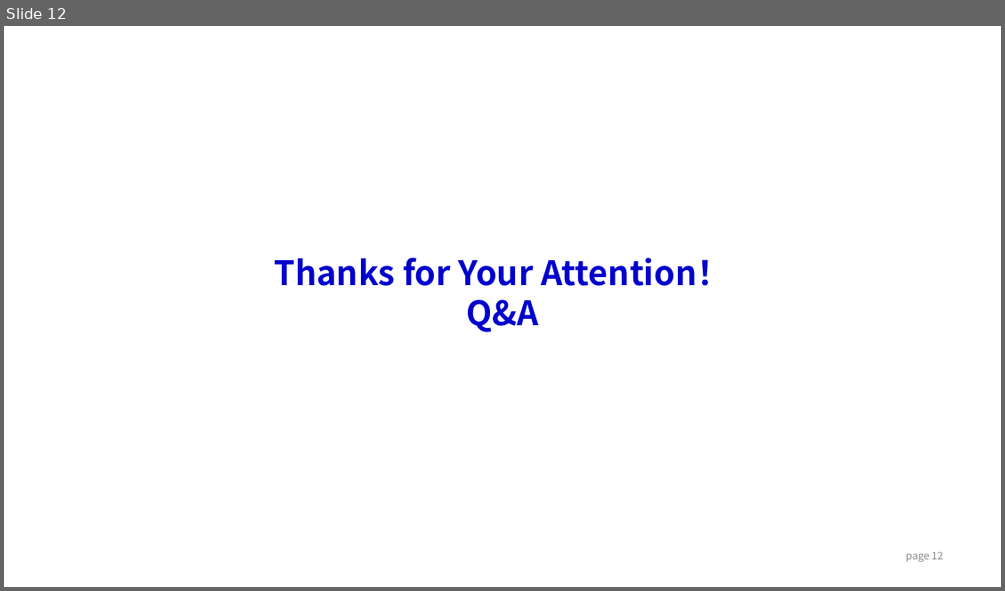
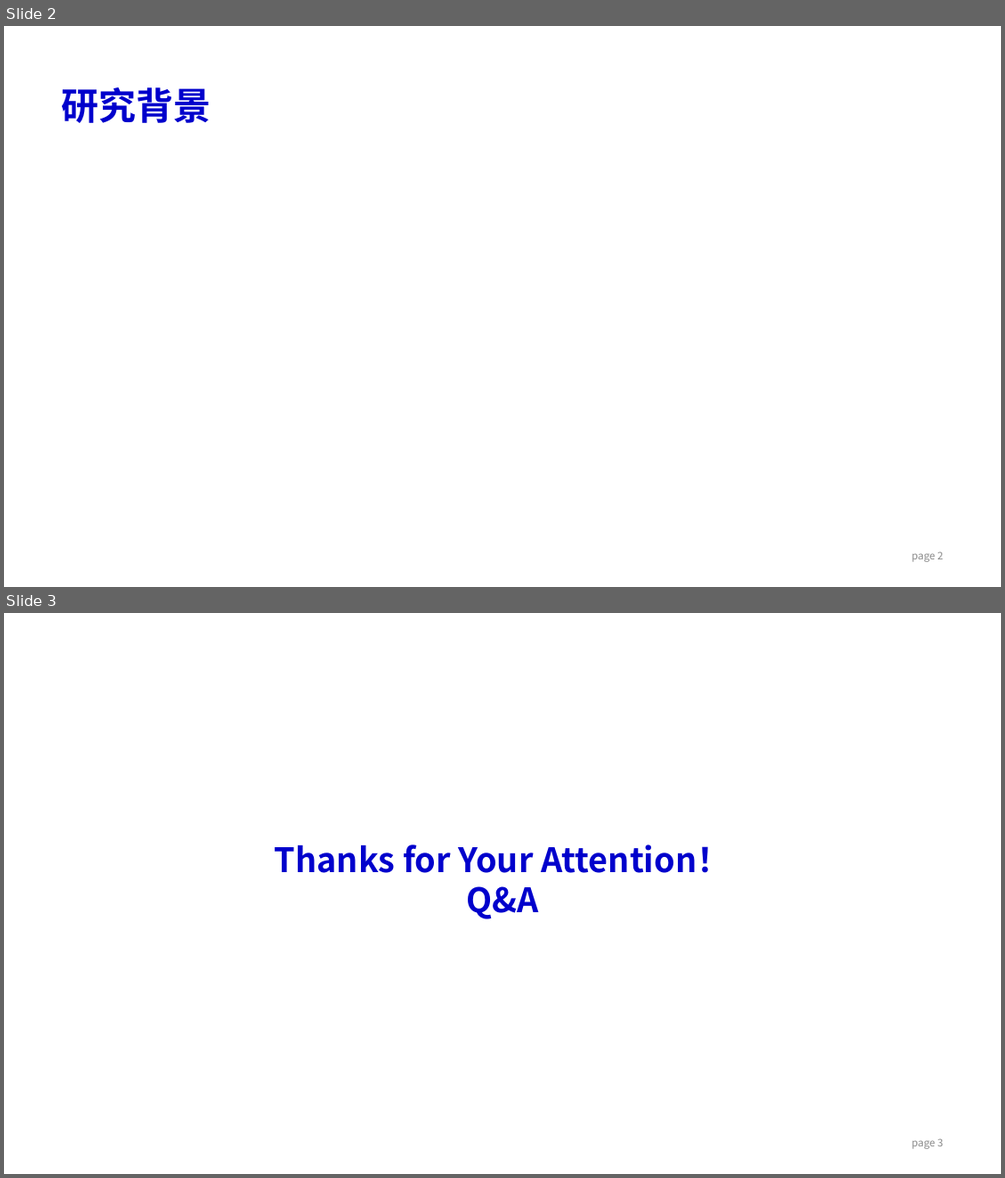
Before and after one commit to dzx0217/dzx0217.github.io, a slide deck: contents/ppt/Template.pptx. Shown one above the other, each under a label of ours: slide 12 before the commit, slides 2 and 3 after it. The pictures are 1005x591 and 1005x1178 pixels, drawn with LibreOffice and Linux fonts; fonts in the diff are those of the drawing. Boxes give left, top, right and bottom in pixels: in the first picture for what was removed or moved away, otherwise in the second. Text is boxed around its words. In the diff, an @@ line names an element or a change of style, - is before the commit and + after.

```diff
--- a/contents/ppt/Template.pptx
+++ b/contents/ppt/Template.pptx
@@ slide 2 added at (4, 26, 1001, 587), background #FFFFFF @@
@@ title added at (61, 87, 210, 123), 36 pt, text #0000CC, bold @@
+研究背景
@@ page number added at (912, 551, 943, 562), 10 pt, text #8C8C8C @@
+page 2
@@ what was slide 12 is now slide 3 @@
@@ page number at (912, 1138, 943, 1149): text changed @@
-page 12
+page 3
```
Also in this commit, not shown: 1 slide changed, 10 slides removed.
